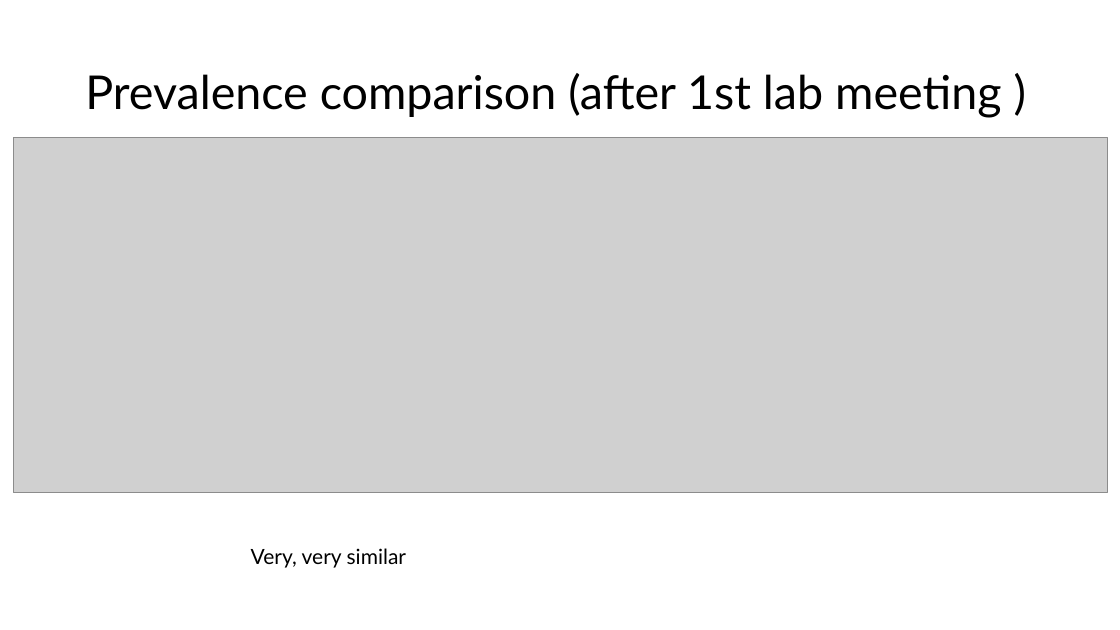
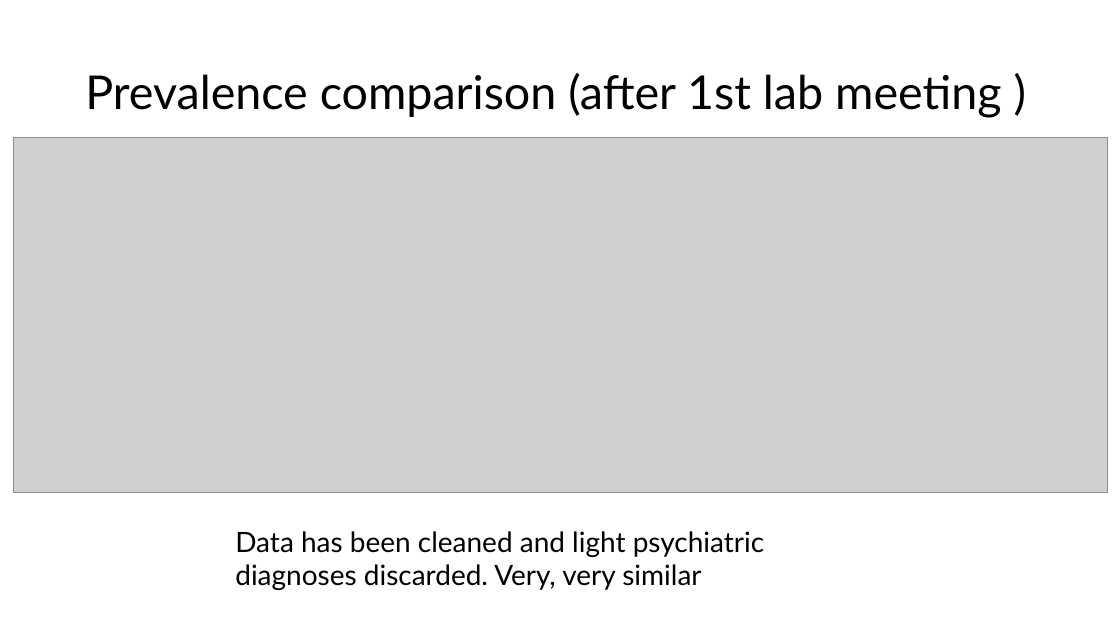
Before and after one commit to igarcia17/EHI_laterality, a slide deck: slide 17 of Summary.pptx (slide 16 before the commit). Drawn at 1120x630 pixels with LibreOffice and Linux fonts; fonts in the diff are those of the drawing; grey boxes stand for pictures. Boxes give left, top, right and bottom in pixels: in the first picture for what was removed or moved away, otherwise in the second. Text is boxed around its words. In the diff, an @@ line names an element or a change of style, - is before the commit and + after.

```diff
--- a/Summary.pptx
+++ b/Summary.pptx
@@ text at bbox=[235, 531, 764, 590]: text changed; size 18 to 24 pt @@
-Very, very similar
+Data has been cleaned and light psychiatric diagnoses discarded. Very, very similar
```
Also in this commit, not shown: 6 other slides changed, 5 slides added, 2 slides removed, 10 other files.
